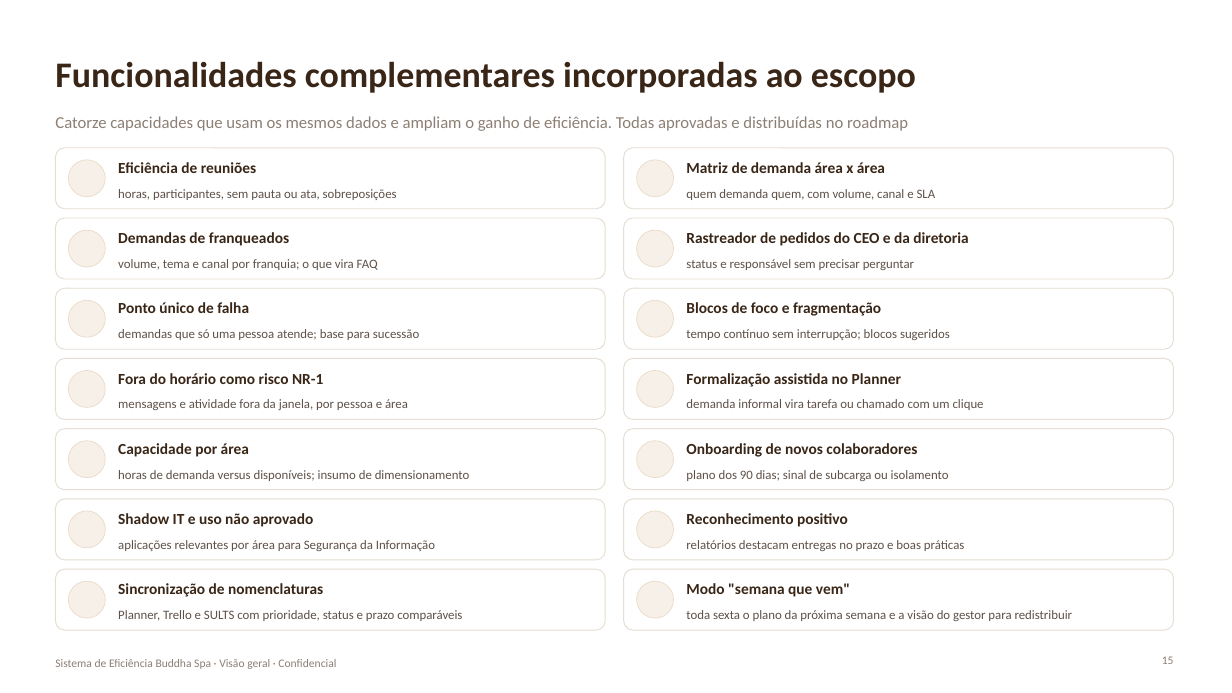
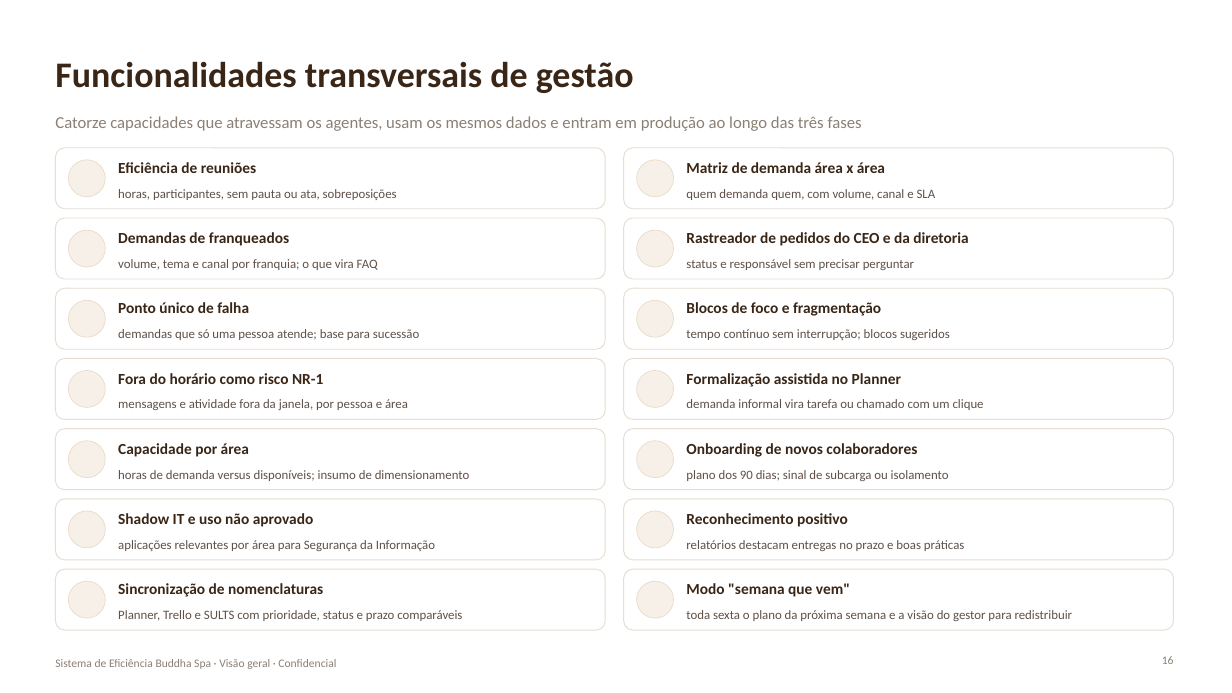
Before and after one commit to galbanesi1357/buddhaspa, a slide deck: slide 16 of docs/sistema-eficiencia/Sistema_Eficiencia_Buddha_Spa_Apresentacao_v1.pptx (slide 15 before the commit). Drawn at 1232x693 pixels with LibreOffice and Linux fonts; fonts in the diff are those of the drawing; background and template pictures are left out. Boxes give left, top, right and bottom in pixels: in the first picture for what was removed or moved away, otherwise in the second. Text is boxed around its words. In the diff, an @@ line names an element or a change of style, - is before the commit and + after.

```diff
--- a/docs/sistema-eficiencia/Sistema_Eficiencia_Buddha_Spa_Apresentacao_v1.pptx
+++ b/docs/sistema-eficiencia/Sistema_Eficiencia_Buddha_Spa_Apresentacao_v1.pptx
@@ title at bbox=[55, 61, 634, 93]: text changed @@
-Funcionalidades complementares incorporadas ao escopo
+Funcionalidades transversais de gestão
@@ text at bbox=[55, 116, 862, 131]: text changed @@
-Catorze capacidades que usam os mesmos dados e ampliam o ganho de eficiência. Todas aprovadas e distribuídas no roadmap
+Catorze capacidades que atravessam os agentes, usam os mesmos dados e entram em produção ao longo das três fases
@@ page number at bbox=[1162, 656, 1174, 664]: text changed @@
-15
+16
```
Also in this commit, not shown: 3 other slides changed, 1 slide added, 8 other files.
